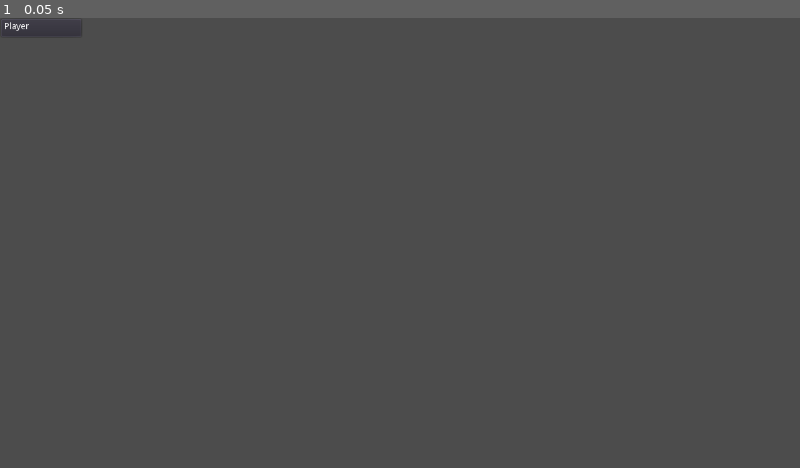
Above: before the commit, frame 1.
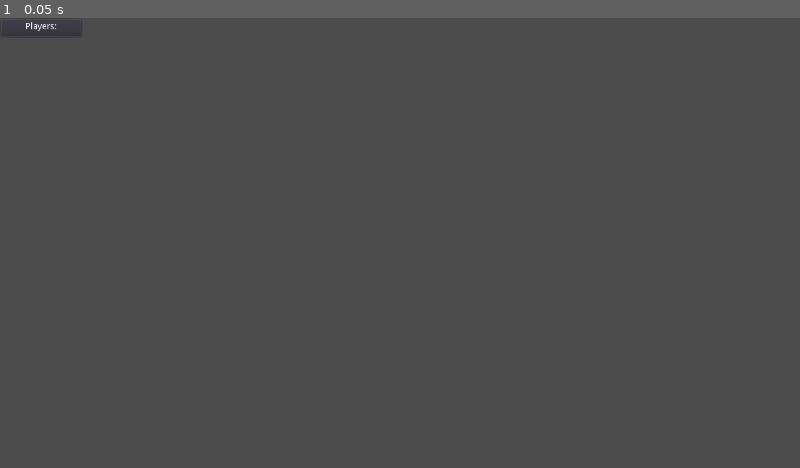
Above: after the commit, the same moment.

Repository: Theylok/GodotMultiplayer
Game: Godot game, scene res://world/world.tscn
Same seed, same stepped clock (60 frames per second), same inputs: the game is played once before the commit and once after it. This scene is started directly instead of the project's main scene.
Inputs:
- Up to frame 1 (0.05 s): no input

The runs differ from the first frame. In frame 1, less than 0.1% of the frame differs, in the area x 0-7%, y 0-3%.

Commit message:
Ping calculation and display

Diff:
--- a/game/core/network.gd
+++ b/game/core/network.gd
@@ -8,12 +8,16 @@
 signal player_removed(player_info)
 signal disconnected
 signal network_tick
+signal ping_updated(peer_id, value)
 
 
 const NETWORK_TICK_RATE: float = 1.0 / 30.0
+const PING_INTERVAL: float = 1.0
+const PING_TIMEOUT: float = 5.0
 
 
 var players := {}
+var ping_data := {}
 
 
 var _network_tick_timer: Timer
@@ -76,18 +80,82 @@
 	emit_signal("player_removed", player_info)
 
 
+func request_ping(peer_id) -> void:
+	ping_data[peer_id].timer.connect("timeout", self, "_on_ping_timeout", [peer_id], CONNECT_ONESHOT)
+	ping_data[peer_id].timer.start(PING_TIMEOUT)
+
+	rpc_unreliable_id(peer_id, "on_ping", ping_data[peer_id].signature, ping_data[peer_id].last_ping)
+
+
+remote func on_ping(signature, last_ping) -> void:
+	rpc_unreliable_id(1, "on_pong", signature)
+
+
+remote func on_pong(signature) -> void:
+	if not get_tree().is_network_server():
+		return
+
+	var peer_id = get_tree().get_rpc_sender_id()
+
+	if ping_data[peer_id].signature == signature:
+		ping_data[peer_id].last_ping = (PING_TIMEOUT - ping_data[peer_id].timer.time_left) * 1000.0
+
+		ping_data[peer_id].timer.stop()
+		ping_data[peer_id].timer.disconnect("timeout", self, "_on_ping_timeout")
+		ping_data[peer_id].timer.connect("timeout", self, "_on_ping_interval", [peer_id], CONNECT_ONESHOT)
+		ping_data[peer_id].timer.start(PING_INTERVAL)
+
+		rpc_unreliable("ping_value_changed", peer_id, ping_data[peer_id].last_ping)
+
+
+remotesync func ping_value_changed(peer_id, value) -> void:
+	emit_signal("ping_updated", peer_id, value)
+
+
+func _on_ping_timeout(peer_id) -> void:
+	ping_data[peer_id].packets_lost += 1
+	ping_data[peer_id].signature += 1
+
+	call_deferred("request_ping", peer_id)
+
+
+func _on_ping_interval(peer_id) -> void:
+	ping_data[peer_id].signature += 1
+	request_ping(peer_id)
+
+
 remotesync func _network_tick() -> void:
 	emit_signal("network_tick")
 
 
 func _on_player_connected(id):
-	pass
+	if get_tree().is_network_server():
+		var ping_entry := {
+			timer = Timer.new(),
+			signature = 0,
+			packets_lost = 0,
+			last_ping = 0,
+		}
+
+		ping_entry.timer.one_shot = true
+		ping_entry.timer.wait_time = PING_INTERVAL
+		ping_entry.timer.process_mode = Timer.TIMER_PROCESS_IDLE
+		ping_entry.timer.connect("timeout", self, "_on_ping_interval", [id], CONNECT_ONESHOT)
+		ping_entry.timer.name = "ping_timer_" + str(id)
+
+		add_child(ping_entry.timer)
+		ping_data[id] = ping_entry
+		ping_entry.timer.start()
 
 
 func _on_player_disconnected(id):
 	print("Player ", players[id].name, " disconnected form the server")
 
 	if get_tree().is_network_server():
+		ping_data[id].timer.stop()
+		ping_data[id].timer.queue_free()
+		ping_data.erase(id)
+
 		unregister_player(id)
 		rpc("unregister_player", id)
 
--- a/game/ui/hud.gd
+++ b/game/ui/hud.gd
@@ -1,13 +1,12 @@
 extends CanvasLayer
 
 
-onready var local_player_name: Label = find_node("LocalPlayerName")
 onready var player_list: VBoxContainer = find_node("PlayerList")
+
 
 func _ready() -> void:
 	Network.connect("player_list_changed", self, "_on_player_list_changed")
-
-	local_player_name.text = GameState.player_info.name
+	Network.connect("ping_updated", self, "_on_ping_updated")
 
 
 func _on_player_list_changed() -> void:
@@ -15,7 +14,13 @@
 		child.queue_free()
 
 	for id in Network.players:
-		if id != GameState.player_info.network_id:
-			var label = Label.new()
-			label.text = Network.players[id].name
-			player_list.add_child(label)
+		var label := Label.new()
+		label.name = str(id)
+		label.text = Network.players[id].name
+		player_list.add_child(label)
+
+
+func _on_ping_updated(peer_id, value) -> void:
+	var label: Label =  player_list.get_node(str(peer_id))
+	if label:
+		label.text = Network.players[peer_id].name + " (" + str(int(value)) + "ms)"
--- a/game/ui/hud.tscn
+++ b/game/ui/hud.tscn
@@ -18,10 +18,11 @@
 margin_right = 125.0
 margin_bottom = 25.0
 
-[node name="LocalPlayerName" type="Label" parent="PanelContainer/VBoxContainer"]
+[node name="Label" type="Label" parent="PanelContainer/VBoxContainer"]
 margin_right = 118.0
 margin_bottom = 14.0
-text = "Local Player Name"
+text = "Players:"
+align = 1
 __meta__ = {
 "_edit_use_anchors_": false
 }
